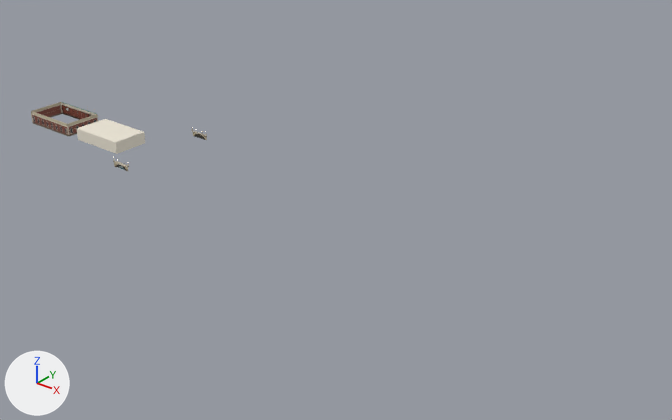
Two versions of the Blender file assets/buildings/exchange.blend, one commit apart.
Camera for both pictures: a 50 mm camera at (620.0, -419.0, 259.0) aimed at (269.0, 20.0, -13.0). Lighting does not change. The marker at lower left points along +X, +Y and +Z. The first picture is the older version.

In view in the first picture: 'exchange_hall_body', 'exchange_inside_body' and 1 more.
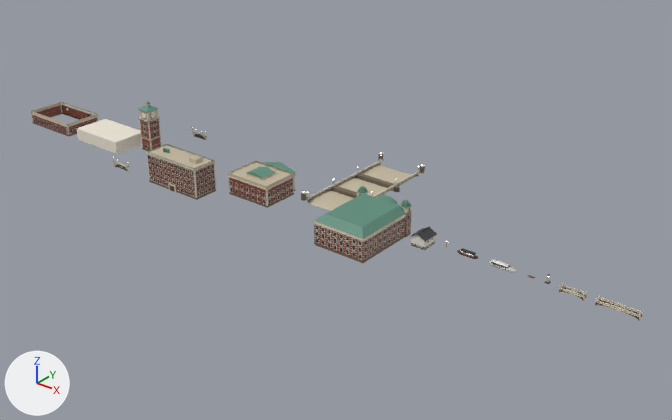
Location of each change, (x1, y1, x2, y2) in pixels of the pictures (672 x 420 px):
'exchange_pubhall_body', added: after (313, 186, 412, 263)
'exchange_annex_body', added: after (146, 144, 216, 200)
'exchange_bank_body', added: after (228, 160, 296, 208)
'exchange_gbridge_body', added: after (301, 152, 425, 211)
'exchange_tower_body', added: after (138, 100, 162, 151)
'exchange_kura_body', added: after (411, 226, 437, 250)
'exchange_arch24_body', added: after (595, 296, 644, 321)
'exchange_arch14_body', added: after (558, 283, 588, 301)
'exchange_waterbus_body', added: after (489, 259, 517, 272)
'exchange_yakata_body', added: after (457, 248, 478, 259)

Patch to the scene script:
```diff
--- a/assets/buildings/exchange.blend.py
+++ b/assets/buildings/exchange.blend.py
@@ ob_exchange_arch24_body @@
+ob_exchange_arch24_body = bpy.data.objects.new('exchange_arch24_body', me_exchange_arch24_body)  # 1016 vertices, 736 faces; spans x -12.5..12.5, y -2.4..2.4, z -2.8..1.5
+ob_exchange_arch24_body.parent = ob_exchange_arch24
+ob_exchange_arch24_body.location = (0.0, 0.0, 0.0)
@@ ob_exchange_arch24 @@
+ob_exchange_arch24 = bpy.data.objects.new('exchange_arch24', None)
+ob_exchange_arch24.location = (475.1, 0.0, 0.0)
@@ ob_exchange_arch14_body @@
+ob_exchange_arch14_body = bpy.data.objects.new('exchange_arch14_body', me_exchange_arch14_body)  # 696 vertices, 496 faces; spans x -7.47..7.47, y -2.39..2.39, z -2.75..1.5
+ob_exchange_arch14_body.parent = ob_exchange_arch14
+ob_exchange_arch14_body.location = (0.0, 0.0, 0.0)
@@ ob_exchange_arch14 @@
+ob_exchange_arch14 = bpy.data.objects.new('exchange_arch14', None)
+ob_exchange_arch14.location = (449.1, 0.0, 0.0)
@@ ob_exchange_waterbus_body @@
+ob_exchange_waterbus_body = bpy.data.objects.new('exchange_waterbus_body', me_exchange_waterbus_body)  # 252 vertices, 194 faces; spans x -9.0..9.0, y -2.1..2.1, z -0.4..2.0; in mat_light (white #fffaf3, glowing white #fffaf3)
+ob_exchange_waterbus_body.parent = ob_exchange_waterbus
+ob_exchange_waterbus_body.location = (0.0, 0.0, 0.0)
@@ ob_exchange_waterbus @@
+ob_exchange_waterbus = bpy.data.objects.new('exchange_waterbus', None)
+ob_exchange_waterbus.location = (406.1, 0.0, 0.0)
@@ ob_exchange_yakata_body @@
+ob_exchange_yakata_body = bpy.data.objects.new('exchange_yakata_body', me_exchange_yakata_body)  # 436 vertices, 314 faces; spans x -7.0..7.0, y -1.73..1.73, z -0.4..2.3; in mat_light (white #fffaf3, glowing white #fffaf3)
+ob_exchange_yakata_body.parent = ob_exchange_yakata
+ob_exchange_yakata_body.location = (0.0, 0.0, 0.0)
@@ ob_exchange_yakata @@
+ob_exchange_yakata = bpy.data.objects.new('exchange_yakata', None)
+ob_exchange_yakata.location = (383.1, 0.0, 0.0)
@@ ob_exchange_kura_body @@
+ob_exchange_kura_body = bpy.data.objects.new('exchange_kura_body', me_exchange_kura_body)  # 942 vertices, 725 faces; spans x -5.5..5.5, y -11.75..1.2, z 0.0..9.5
+ob_exchange_kura_body.parent = ob_exchange_kura
+ob_exchange_kura_body.location = (0.0, 0.0, 0.0)
@@ ob_exchange_kura @@
+ob_exchange_kura = bpy.data.objects.new('exchange_kura', None)
+ob_exchange_kura.location = (355.8, 0.0, 0.0)
@@ ob_exchange_pubhall_body @@
+ob_exchange_pubhall_body = bpy.data.objects.new('exchange_pubhall_body', me_exchange_pubhall_body)  # 8969 vertices, 6644 faces; spans x -18.9..18.9, y -46.5..2.6, z 0.0..24.6
+ob_exchange_pubhall_body.parent = ob_exchange_pubhall
+ob_exchange_pubhall_body.location = (0.0, 0.0, 0.0)
@@ ob_exchange_pubhall @@
+ob_exchange_pubhall = bpy.data.objects.new('exchange_pubhall', None)
+ob_exchange_pubhall.location = (324.0, 0.0, 0.0)
@@ ob_exchange_gbridge_body @@
+ob_exchange_gbridge_body = bpy.data.objects.new('exchange_gbridge_body', me_exchange_gbridge_body)  # 3920 vertices, 2748 faces; spans x -19.2..19.2, y -3.6..84.1, z -3.7..6.3; in mat_light (white #fffaf3, glowing white #fffaf3)
+ob_exchange_gbridge_body.parent = ob_exchange_gbridge
+ob_exchange_gbridge_body.location = (0.0, 0.0, 0.0)
@@ ob_exchange_gbridge @@
+ob_exchange_gbridge = bpy.data.objects.new('exchange_gbridge', None)
+ob_exchange_gbridge.location = (278.0, 0.0, 0.0)
@@ ob_exchange_bank_body @@
+ob_exchange_bank_body = bpy.data.objects.new('exchange_bank_body', me_exchange_bank_body)  # 4217 vertices, 3010 faces; spans x -17.3..17.3, y -26.3..6.4, z 0.0..17.6; in mat_light (white #fffaf3, glowing white #fffaf3)
+ob_exchange_bank_body.parent = ob_exchange_bank
+ob_exchange_bank_body.location = (0.0, 0.0, 0.0)
@@ ob_exchange_bank @@
+ob_exchange_bank = bpy.data.objects.new('exchange_bank', None)
+ob_exchange_bank.location = (233.0, 0.0, 0.0)
@@ ob_exchange_annex_body @@
+ob_exchange_annex_body = bpy.data.objects.new('exchange_annex_body', me_exchange_annex_body)  # 7108 vertices, 5336 faces; spans x -23.3..23.3, y -46.5..-27.7, z 0.0..24.4
+ob_exchange_annex_body.parent = ob_exchange_annex
+ob_exchange_annex_body.location = (0.0, 0.0, 0.0)
@@ ob_exchange_annex @@
+ob_exchange_annex = bpy.data.objects.new('exchange_annex', None)
+ob_exchange_annex.location = (183.0, 0.0, 0.0)
@@ ob_exchange_tower_body @@
+ob_exchange_tower_body = bpy.data.objects.new('exchange_tower_body', me_exchange_tower_body)  # 4784 vertices, 3561 faces; spans x -33.5..-22.5, y -10.4..0.4, z 0.0..38.0
+ob_exchange_tower_body.parent = ob_exchange_tower
+ob_exchange_tower_body.location = (0.0, 0.0, 0.0)
@@ ob_exchange_tower @@
+ob_exchange_tower = bpy.data.objects.new('exchange_tower', None)
+ob_exchange_tower.location = (144.0, 0.0, 0.0)
```
